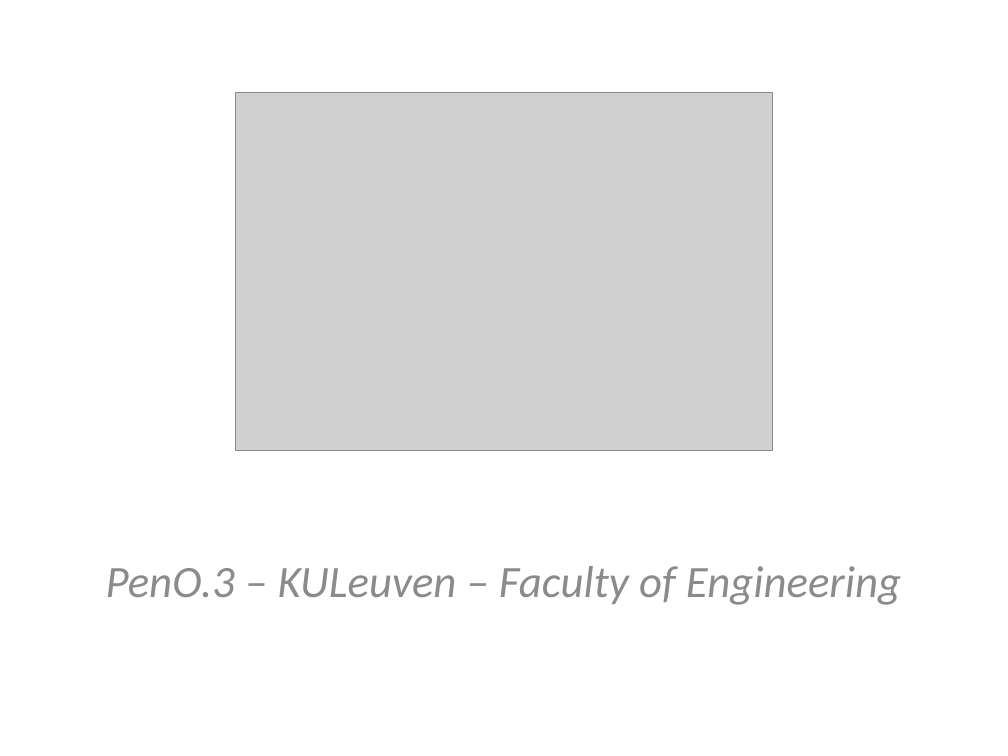
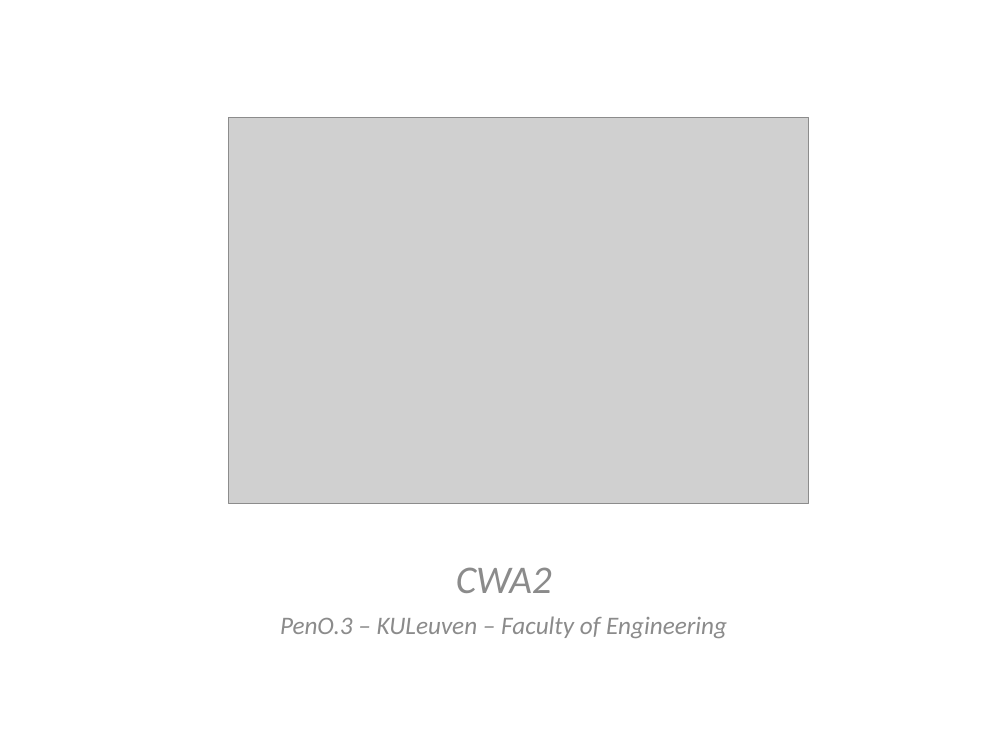
Before and after one commit to bicyclus/prototype1, a slide deck: slide 1 of Verslagen/intermediatedemo.pptx. Drawn at 1008x756 pixels with LibreOffice and Linux fonts; fonts in the diff are those of the drawing; grey boxes stand for pictures; background and template pictures are left out. Boxes give left, top, right and bottom in pixels: in the first picture for what was removed or moved away, otherwise in the second. Text is boxed around its words. In the diff, an @@ line names an element or a change of style, - is before the commit and + after.

```diff
--- a/Verslagen/intermediatedemo.pptx
+++ b/Verslagen/intermediatedemo.pptx
@@ picture: place and size @@
-picture at box(235, 93, 772, 451)
+picture at box(229, 117, 809, 504)
@@ text added at box(456, 567, 552, 593), 28 pt, text #8C8C8C, italic @@
+CWA2
@@ text "PenO.3 – KULeuven – Faculty ...": place and size @@
-text "PenO.3 – KULeuven – Faculty ..." at box(106, 566, 901, 605)
+text "PenO.3 – KULeuven – Faculty ..." at box(280, 616, 727, 638)
@@ text "PenO.3 – KULeuven – Faculty ..." at box(280, 616, 727, 638): size 32 to 18 pt; less space between paragraphs @@
```
Also in this commit, not shown: 4 other slides changed, 3 slides added, 5 slides removed.
